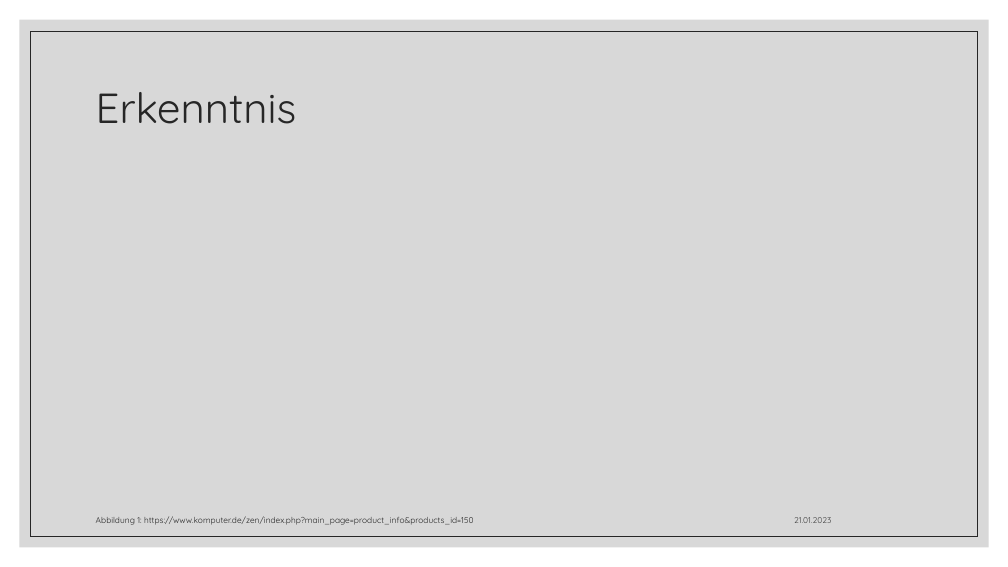
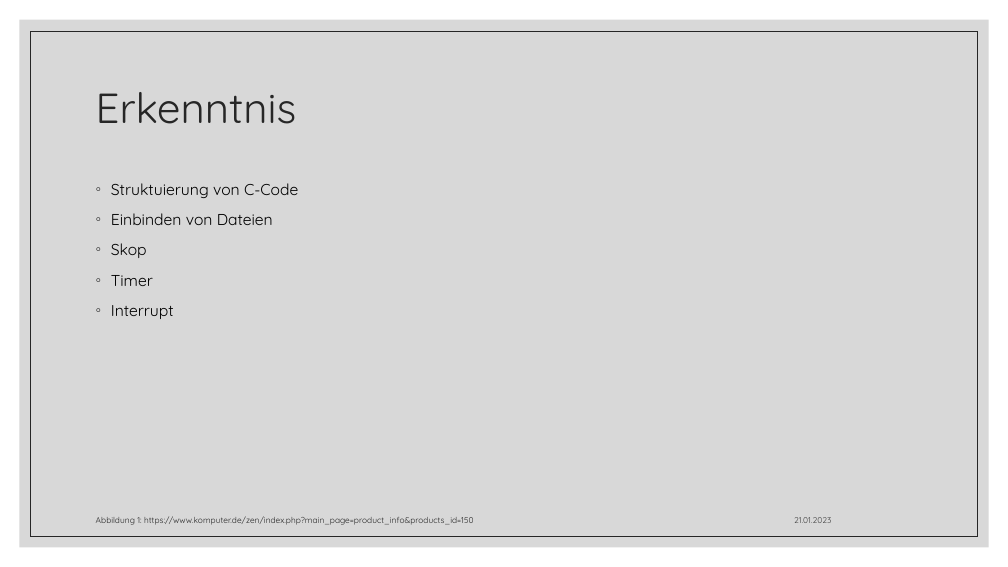
Before and after one commit to bayerju/mikro_loabor, a slide deck: slide 15 of DHT22_Retzlaff_Baumgart.pptx (slide 8 before the commit). Drawn at 1008x567 pixels with LibreOffice and Linux fonts; fonts in the diff are those of the drawing. Boxes give left, top, right and bottom in pixels: in the first picture for what was removed or moved away, otherwise in the second. Text is boxed around its words. In the diff, an @@ line names an element or a change of style, - is before the commit and + after.

```diff
--- a/DHT22_Retzlaff_Baumgart.pptx
+++ b/DHT22_Retzlaff_Baumgart.pptx
@@ text added at (111, 183, 298, 319), 15 pt, text #000000 @@
+◦ Struktuierung von C-Code
+◦ Einbinden von Dateien
+◦ Skop
+◦ Timer
+◦ Interrupt
```
Also in this commit, not shown: 7 other slides changed, 7 slides added, 10 other files.
